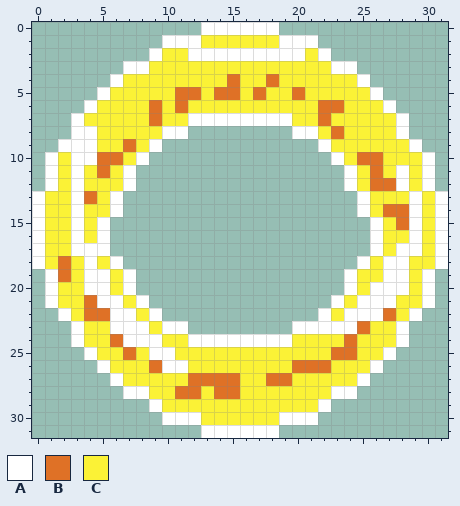
One commit to this pixel-art file: aseprite/the_other_ring.aseprite. Above, as it was before the edit.
32x32 pixels, 1 frame.
Visible layers, top first: "Layer 2", "Layer 1".
Palette (. is transparent): A #ffffff  B #df7126  C #fbf236
Pixels before, first column x 0:
 0 .............AAAAAA.............
 1 ..........AAACCCCCCAAA..........
 2 .........ACCAAAAAAAAACA.........
 3 .......AACCCCCCCCCCCCCCAA.......
 4 ......ACCCCCCCCBCCBCCCCCCA......
 5 .....ACCCCCBBCBBCBCCBCCCCCA.....
 6 ....ACCCCBCBCCCCCCCCCCBBCCCA....
 7 ...ACCCCCBCCAAAAAAAACCBCCCCCA...
 8 ...AACCCCCAA........AACBCCCCA...
 9 ..AAACCBCA............ACCCCCCA..
10 .ACAABBCA..............ACBBCCCA.
11 .ACACBCA................ACBCACA.
12 .ACACCCA................ACBBACA.
13 ACCABCA..................ACCCACA
14 ACCACCA..................ACBBACA
15 ACCACA....................ACBACA
16 ACCACA....................ACCACA
17 ACCAAA....................ACAACA
18 ACBCACA..................ACAACCA
19 .ABCAACA................ACCAACA.
20 .ACCAACA................ACAAACA.
21 .ACCBAACA..............ACAAACCA.
22 ..ACBBAACA............ACAAABCA..
23 ...ACCAAACAA........AAAAABCCA...
24 ...ACCBAAACCAAAAAAAACCCCBCCCA...
25 ....ACCBCAACCCCCCCCCCCCBBCCA....
26 .....ACCCBAACCCCCCCCBBBCCCA.....
27 ......ACCCCCBBBBCCBBCCCCCA......
28 .......AACCBBCBBCCCCCCCAA.......
29 .........ACCCCCCCCCCCCA.........
30 ..........AAACCCCCCAAA..........
31 .............AAAAAA.............
The result:
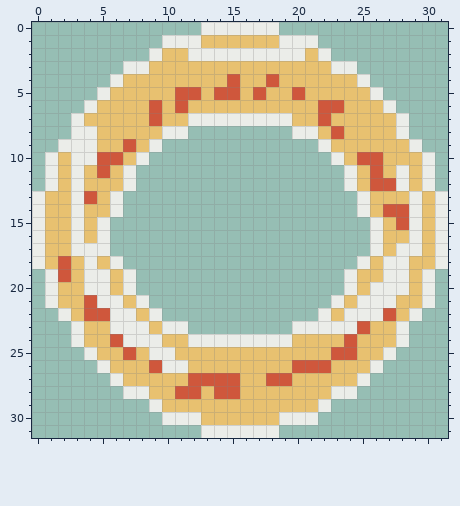
The exact change:
colour A: #ffffff -> #ebede9
colour B: #df7126 -> #cf573c
colour C: #fbf236 -> #e8c170
Boxes around the changes in both pictures, in picture pixels (x1, y1, x2, y2):
changed: (32, 22, 448, 438)
